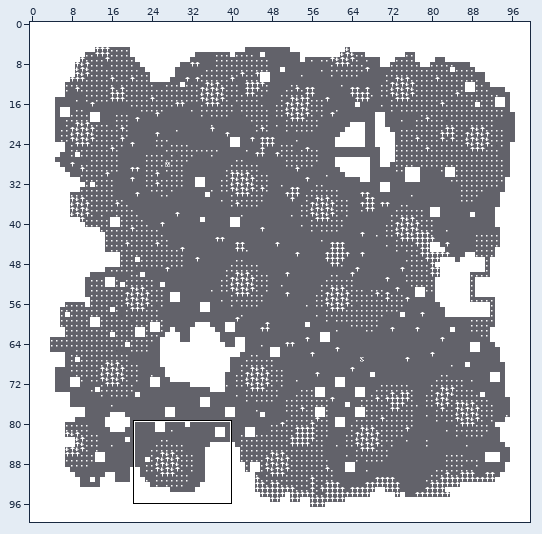
Tiled map -- raw/map.tmx. The first picture is a wide view before the edit; the outline marks the close-up.
Close-up. Old version:
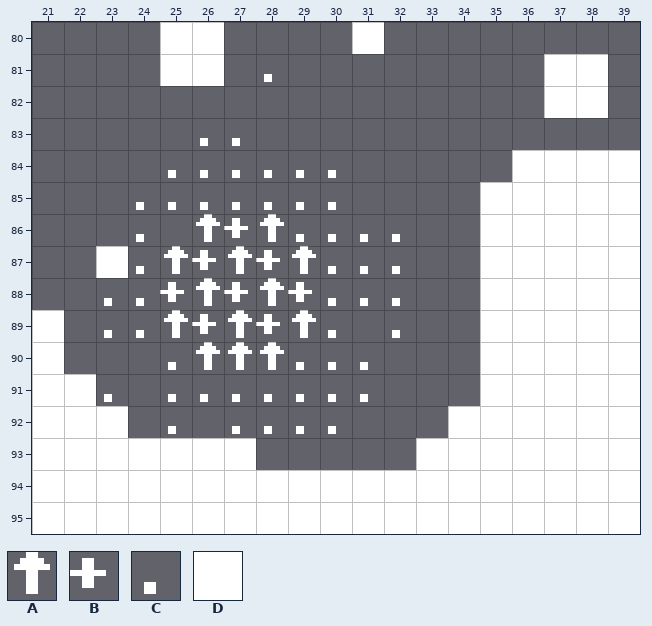
Cells are 8x8 px. Shown: x 21..39, y 80..95. The commit also changed other parts of the map, which this record leaves out.
Key: from "cga8x8thick": A 24, B 43, C 46, D 219.
_ is an empty cell.
Layer "Tile Layer 1" before, first column x 21:
80 ____DD____D________
81 ____DD_C________DD_
82 ________________DD_
83 _____CC____________
84 ____CCCCCC_____DDDD
85 ___CCCCCCC____DDDDD
86 ___C_ABACCCC__DDDDD
87 __DCABABACCC__DDDDD
88 __CCBABABCCC__DDDDD
89 D_CCABABAC_C__DDDDD
90 D___CAAACCC___DDDDD
91 DDC_CCCCCCC___DDDDD
92 DDD_C_CCCC___DDDDDD
93 DDDDDDD_____DDDDDDD
94 DDDDDDDDDDDDDDDDDDD
95 DDDDDDDDDDDDDDDDDDD
After:
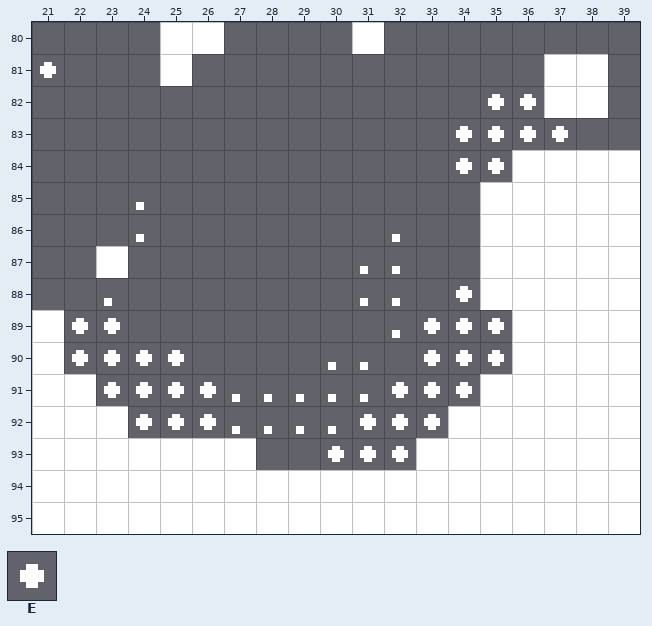
Further tiles: from "cga8x8thick": E 7.
From old to new:
Layer "Tile Layer 1":
y 81: x 21 _ -> E; x 26 D -> _; x 28 C -> _
y 82: x 35..36 __ -> EE
y 83: x 26..27 CC -> __; x 34..37 ____ -> EEEE
y 84: x 25..30 CCCCCC -> ______; x 34..35 __ -> EE
y 85: x 25..30 CCCCCC -> ______
y 86: x 26..31 ABACCC -> ______
y 87: x 24..30 CABABAC -> _______
y 88: x 24..30 CBABABC -> _______; x 34 _ -> E
y 89: x 22..30 _CCABABAC -> EE_______; x 33..35 __D -> EEE
y 90: x 22..29 ___CAAAC -> EEEE____; x 33..35 __D -> EEE
y 91: x 23..26 C_CC -> EEEE; x 32..34 ___ -> EEE
y 92: x 24..26 _C_ -> EEE; x 31..33 ___ -> EEE
y 93: x 30..32 ___ -> EEE
Boxes around the changes in both close-ups, in picture pixels (x1, y1, x2, y2):
added: (40, 62, 56, 78)
removed: (192, 54, 224, 86)
removed: (264, 74, 272, 82)
changed: (72, 94, 568, 462)
